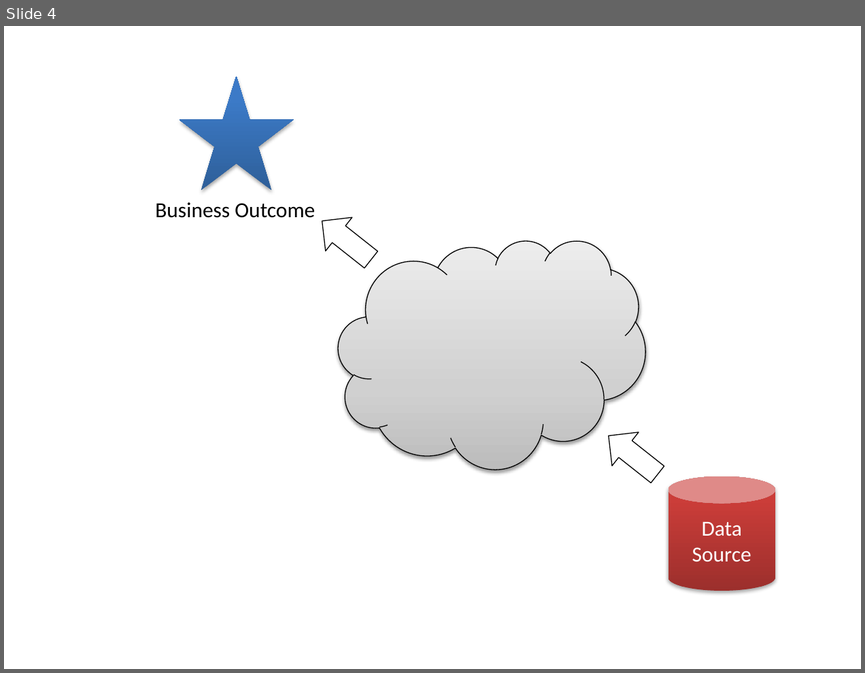
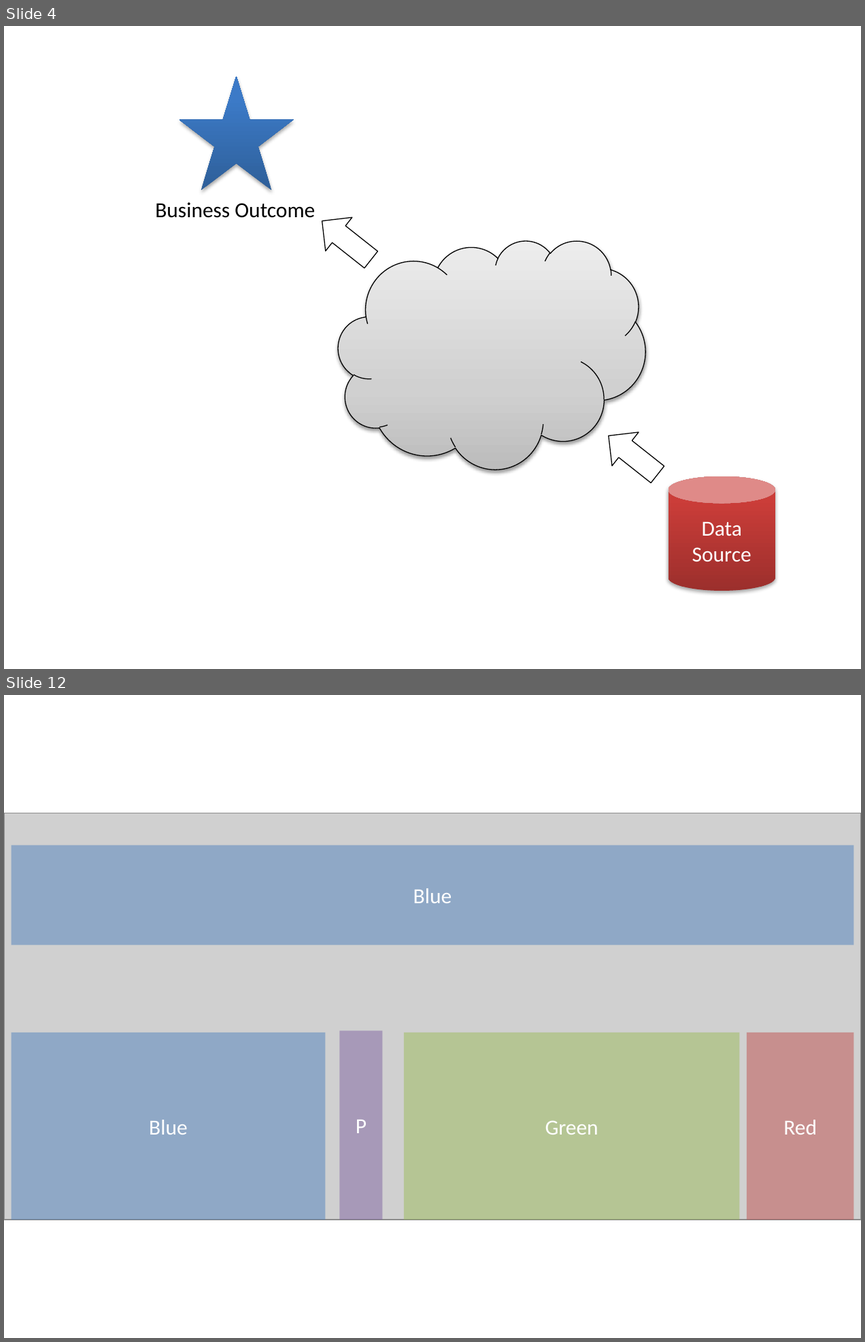
Before and after one commit to linus123/linus123.github.io, a slide deck: src/ServiceOrientedArchitecture/SOA.pptx. Shown one above the other, each under a label of ours: slide 4 before the commit, slides 4 and 12 after it; the slides between them are not shown. The pictures are 865x673 and 865x1342 pixels, drawn with LibreOffice and Linux fonts; fonts in the diff are those of the drawing; grey boxes stand for pictures. Boxes give left, top, right and bottom in pixels: in the first picture for what was removed or moved away, otherwise in the second. Text is boxed around its words. In the diff, an @@ line names an element or a change of style, - is before the commit and + after.

```diff
--- a/src/ServiceOrientedArchitecture/SOA.pptx
+++ b/src/ServiceOrientedArchitecture/SOA.pptx
@@ slide 12 added at box(4, 695, 861, 1338), background #FFFFFF @@
@@ picture added at box(4, 813, 861, 1219) @@
@@ rectangle added at box(11, 845, 853, 945), fill #4F81BD at 50% opacity, 18 pt, text #FFFFFF @@
+Blue
@@ rectangle added at box(11, 1032, 325, 1220), fill #4F81BD at 50% opacity, 18 pt, text #FFFFFF @@
+Blue
@@ rectangle added at box(340, 1031, 383, 1219), fill #8064A2 at 50% opacity, 18 pt, text #FFFFFF @@
+P
@@ rectangle added at box(404, 1032, 740, 1220), fill #9BBB59 at 50% opacity, 18 pt, text #FFFFFF @@
+Green
@@ rectangle added at box(747, 1032, 854, 1220), fill #C0504D at 50% opacity, 18 pt, text #FFFFFF @@
+Red
```
Also in this commit, not shown: 7 other slides added, 10 other files.
